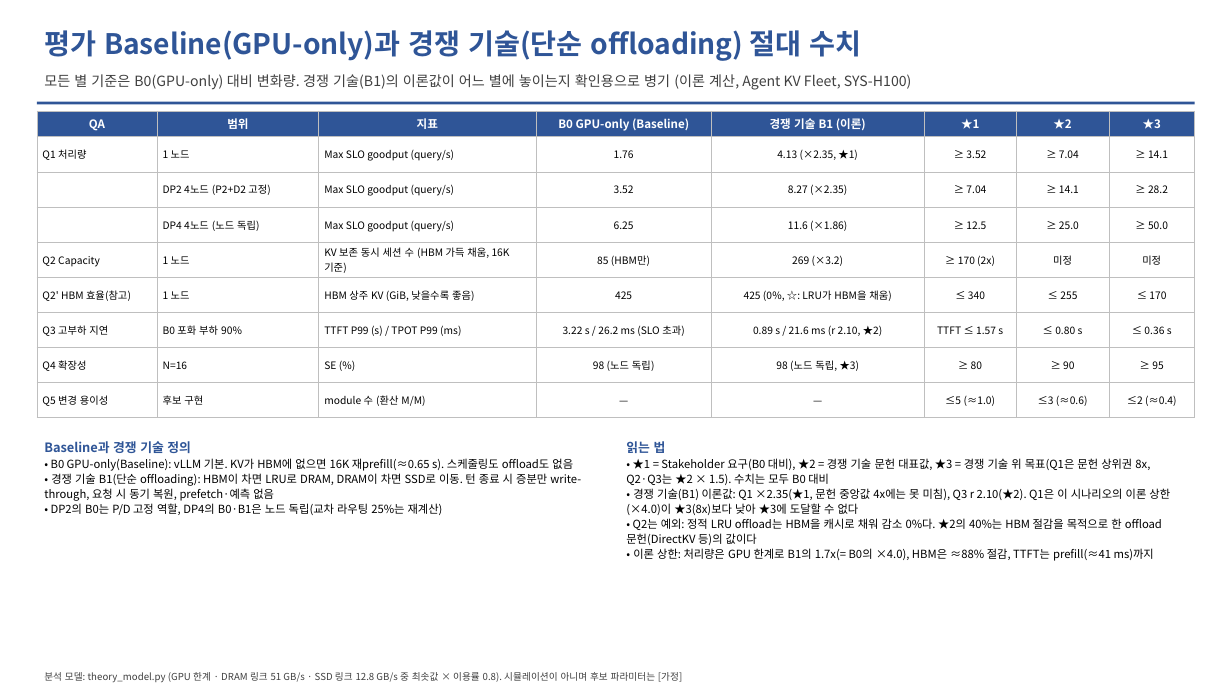
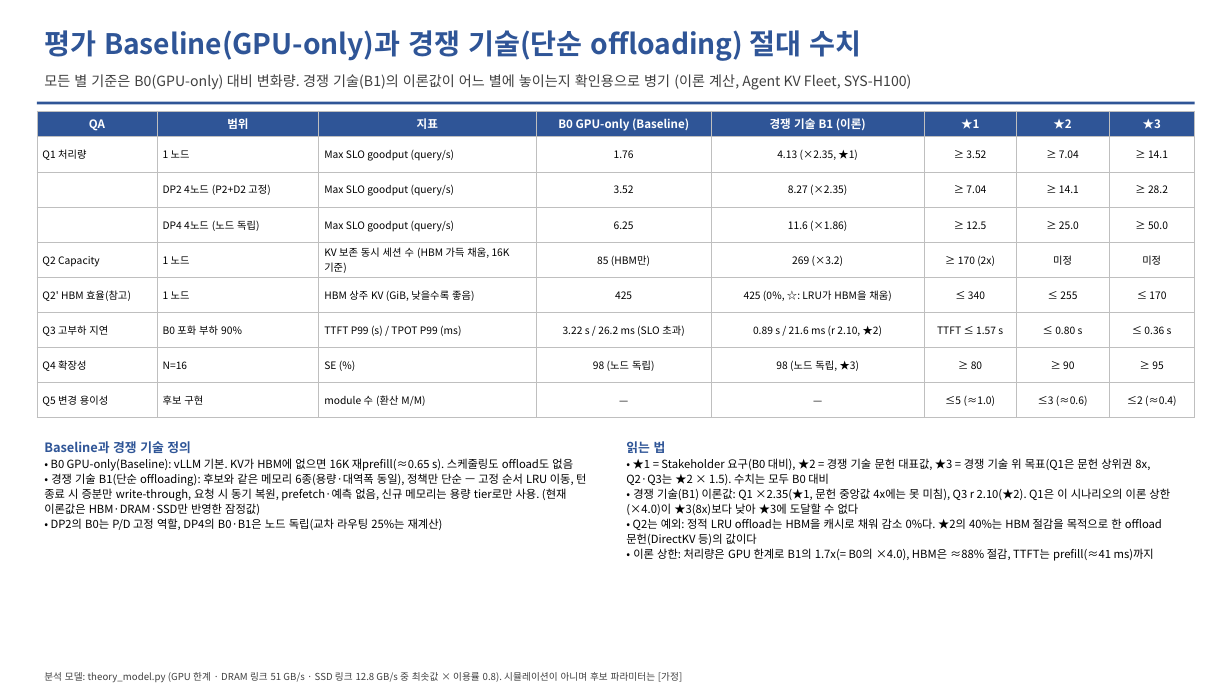
Before and after one commit to mkim0628/vllm, a slide deck: slide 10 of doc-mk/QA-criteria-v4/DP-QA-criteria-v4.pptx. Drawn at 1232x693 pixels with LibreOffice and Linux fonts; fonts in the diff are those of the drawing. Boxes give left, top, right and bottom in pixels: in the first picture for what was removed or moved away, otherwise in the second. Text is boxed around its words. In the diff, an @@ line names an element or a change of style, - is before the commit and + after.

```diff
--- a/doc-mk/QA-criteria-v4/DP-QA-criteria-v4.pptx
+++ b/doc-mk/QA-criteria-v4/DP-QA-criteria-v4.pptx
@@ text at [44,473,586,515]: text changed @@
-• 경쟁 기술 B1(단순 offloading): HBM이 차면 LRU로 DRAM, DRAM이 차면 SSD로 이동. 턴 종료 시 증분만 write-through, 요청 시 동기 복원, prefetch·예측 없음
+• 경쟁 기술 B1(단순 offloading): 후보와 같은 메모리 6종(용량·대역폭 동일), 정책만 단순 — 고정 순서 LRU 이동, 턴 종료 시 증분만 write-through, 요청 시 동기 복원, prefetch·예측 없음, 신규 메모리는 용량 tier로만 사용. (현재 이론값은 HBM·DRAM·SSD만 반영한 잠정값)
```
Also in this commit, not shown: 3 other slides changed, 3 other files.
